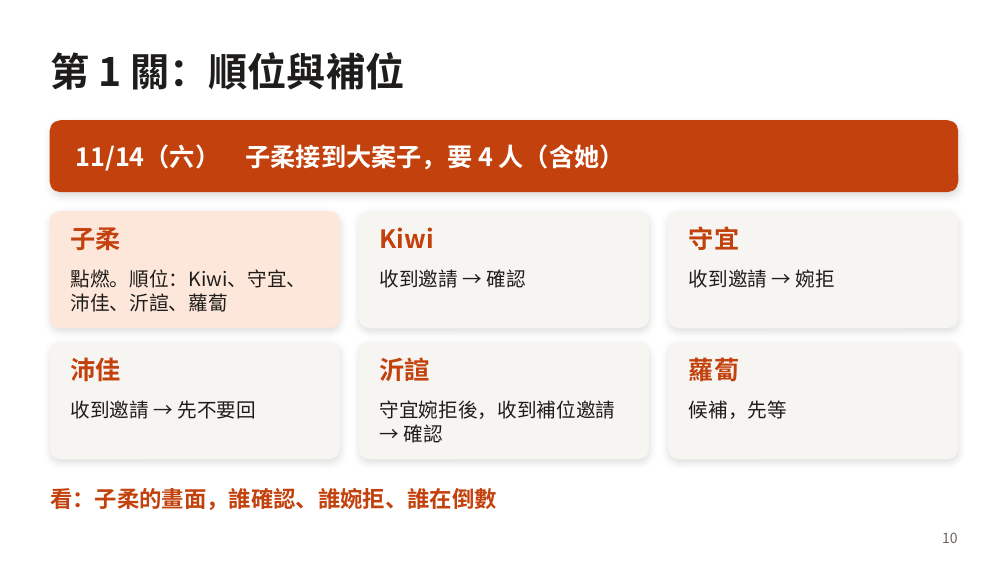
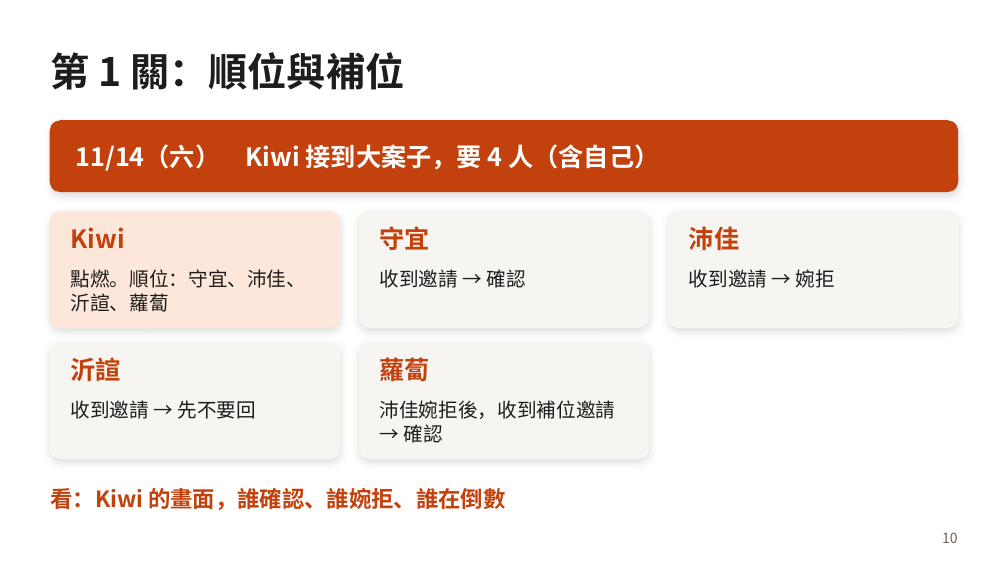
Before and after one commit to ababaa2abbb-huochai/huochai-app, a slide deck: slide 10 of docs/briefing/huochai-briefing-30min.pptx. Drawn at 1008x567 pixels with LibreOffice and Linux fonts; fonts in the diff are those of the drawing. Boxes give left, top, right and bottom in pixels: in the first picture for what was removed or moved away, otherwise in the second. Text is boxed around its words. In the diff, an @@ line names an element or a change of style, - is before the commit and + after.

```diff
--- a/docs/briefing/huochai-briefing-30min.pptx
+++ b/docs/briefing/huochai-briefing-30min.pptx
@@ text at box(76, 144, 659, 171): text changed @@
-11/14（六） 子柔接到大案子，要 4 人（含她）
+11/14（六） Kiwi 接到大案子，要 4 人（含自己）
@@ text at box(71, 227, 125, 248): text changed @@
-子柔
+Kiwi
@@ text at box(380, 226, 430, 250): text changed @@
-Kiwi
+守宜
@@ text at box(689, 226, 739, 251): text changed @@
-守宜
+沛佳
@@ text at box(71, 269, 307, 312): text changed @@
-點燃。順位：Kiwi、守宜、沛佳、沂諠、蘿蔔
+點燃。順位：守宜、沛佳、沂諠、蘿蔔
@@ text at box(71, 357, 121, 381): text changed @@
-沛佳
+沂諠
@@ text at box(380, 354, 430, 386): text changed @@
-沂諠
+蘿蔔
@@ rounded rectangle removed at box(668, 343, 958, 459) @@
@@ text removed at box(689, 354, 739, 386) @@
-蘿蔔
@@ text at box(380, 400, 616, 443): text changed @@
-守宜婉拒後，收到補位邀請 → 確認
+沛佳婉拒後，收到補位邀請 → 確認
@@ text removed at box(689, 400, 787, 419) @@
-候補，先等
@@ text at box(50, 488, 505, 510): text changed @@
-看：子柔的畫面，誰確認、誰婉拒、誰在倒數
+看：Kiwi 的畫面，誰確認、誰婉拒、誰在倒數
```
Also in this commit, not shown: 5 other slides changed, 2 other files.
